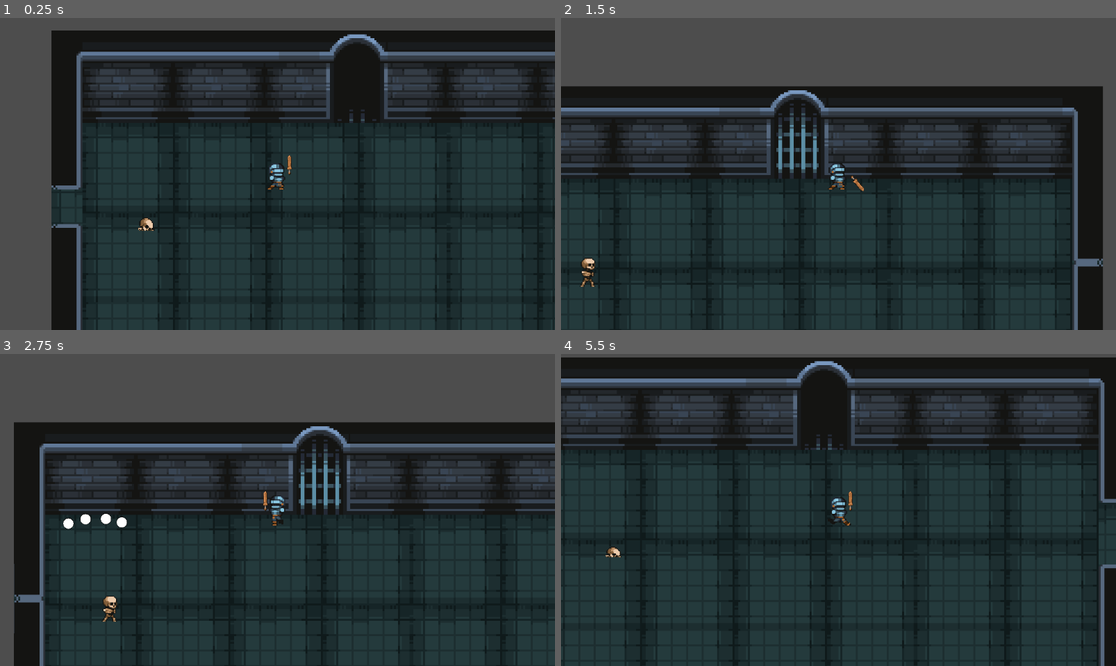
Above: before the commit, frames 1-4 (two rows, left to right).
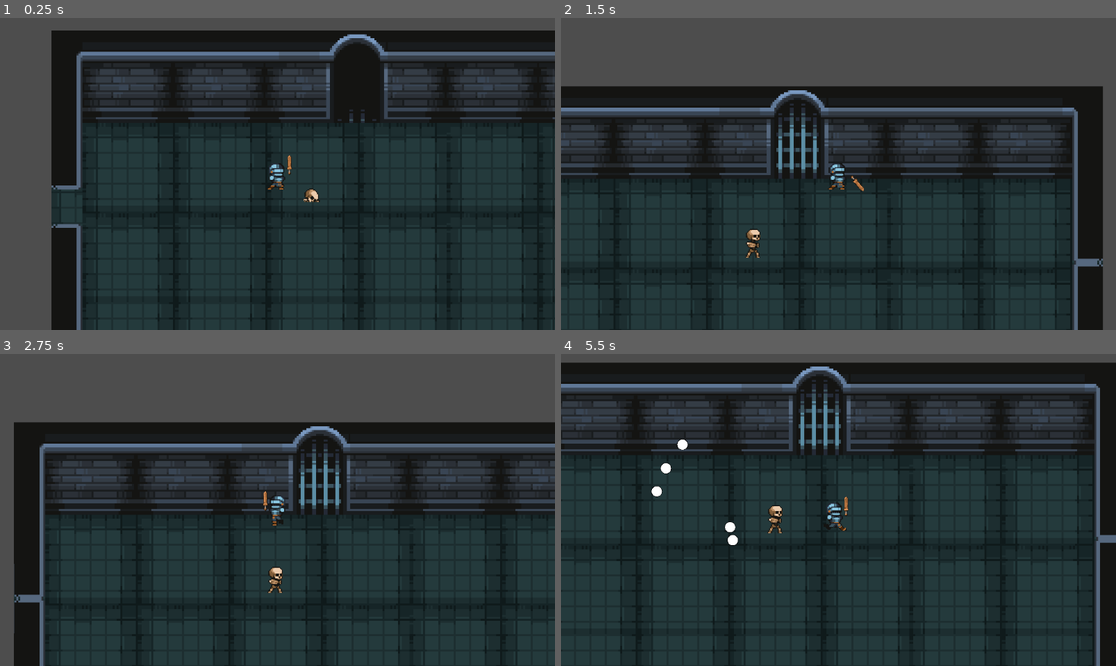
Above: after the commit, the same moments.

Repository: Robert-Riordan-UCD/GameDevJourney
Game: Godot game, scene res://debug_test_scene.tscn
Two runs of this game, one before a commit and one after it. Both use one fixed random seed, a clock stepped at 60 frames per second and the inputs below. This scene is started directly instead of the project's main scene.
Inputs (mouse positions are in pixels of both pictures, inside the frame that each line leads up to):
- Up to frame 1 (0.25 s): no input
- Up to frame 2 (1.5 s): move the mouse to (810, 236) at 0.52 s; hold Space (player_dash) 0.53-1.28 s; hold W (player_up) from 0.53 s (still down); move the mouse to (1005, 220) at 1.27 s; click (1005, 220) at 1.35 s
- Up to frame 3 (2.75 s): move the mouse to (111, 463) at 2.02 s; release W (player_up) at 2.03 s; hold A (player_left) from 2.03 s (still down); hold Space (player_dash) from 2.03 s (still down)
- Up to frame 4 (5.5 s): move the mouse to (866, 510) at 2.77 s; release Space (player_dash) at 2.78 s; click (866, 510) at 2.85 s; move the mouse to (755, 432) at 3.52 s; release A (player_left) at 3.53 s; hold S (player_down) 3.53-4.28 s; hold Space (player_dash) 3.53-4.28 s; move the mouse to (960, 494) at 4.27 s; hold D (player_right) 4.28-5.03 s; click (960, 494) at 4.35 s; move the mouse to (727, 525) at 5.02 s; hold W (player_up) from 5.03 s (still down); hold Space (player_dash) from 5.03 s (still down)

The runs differ from the first frame. In frame 1, 0.2% of the frame differs, in the area x 24-58%, y 54-69%; in frame 2, 0.3%; in frame 3, 0.5%; in frame 4, 17%, in the area x 0-100%, y 1-100%.

Commit message:
Enemies won't spwan in wall any more

Diff:
--- /dev/null
+++ b/Rougelike_Bullethell_Dungeon_Crawler/World/Rooms/SpawnArea.gd
@@ -0,0 +1,8 @@
+extends Area2D
+
+func _ready() -> void:
+	randomize()
+
+func get_random_point() -> Vector2:
+	var size:Vector2 = $CollisionShape2D.shape.size
+	return $CollisionShape2D.position + Vector2(randi_range(-size.x/2, size.x/2), randi_range(-size.y/2, size.y/2))
--- a/Rougelike_Bullethell_Dungeon_Crawler/World/Rooms/room.gd
+++ b/Rougelike_Bullethell_Dungeon_Crawler/World/Rooms/room.gd
@@ -32,7 +32,7 @@
 	new_enemy.bullet_spawner = Utils.new_random_bullet_spawner()
 	await get_tree().process_frame
 	enemies.add_child(new_enemy)
-	new_enemy.global_position = global_position + Vector2(randf_range(left_spawn_limit, right_spawn_limit), randf_range(top_spawn_limit, bottom_spawn_limit))
+	new_enemy.global_position = global_position + $SpawnArea.get_random_point()
 
 func remove_door(direction:Vector2i) -> void:
 	match direction:
--- a/Rougelike_Bullethell_Dungeon_Crawler/World/Rooms/room.tscn
+++ b/Rougelike_Bullethell_Dungeon_Crawler/World/Rooms/room.tscn
@@ -6,6 +6,7 @@
 [ext_resource type="Texture2D" uid="uid://bqul3eb8cal4j" path="res://World/Rooms/Door.png" id="3_gen17"]
 [ext_resource type="Texture2D" uid="uid://w58fktci5syp" path="res://World/Rooms/WestDoor.png" id="5_bvwmg"]
 [ext_resource type="Texture2D" uid="uid://c3c1jjywwggio" path="res://World/Rooms/SouthDoor.png" id="6_s4d4d"]
+[ext_resource type="Script" path="res://World/Rooms/SpawnArea.gd" id="7_62iss"]
 
 [sub_resource type="AtlasTexture" id="AtlasTexture_a7xlo"]
 atlas = ExtResource("3_gen17")
@@ -588,6 +589,9 @@
 [sub_resource type="RectangleShape2D" id="RectangleShape2D_5qopf"]
 size = Vector2(560, 244)
 
+[sub_resource type="RectangleShape2D" id="RectangleShape2D_4ylqw"]
+size = Vector2(512, 188)
+
 [node name="Room" type="Node2D"]
 scale = Vector2(2, 2)
 script = ExtResource("1_ymctm")
@@ -715,5 +719,14 @@
 position = Vector2(0, 22)
 shape = SubResource("RectangleShape2D_5qopf")
 
+[node name="SpawnArea" type="Area2D" parent="."]
+collision_layer = 0
+collision_mask = 0
+script = ExtResource("7_62iss")
+
+[node name="CollisionShape2D" type="CollisionShape2D" parent="SpawnArea"]
+position = Vector2(0, 30)
+shape = SubResource("RectangleShape2D_4ylqw")
+
 [connection signal="area_entered" from="PlayerDection" to="." method="_on_player_dection_area_entered"]
 [connection signal="body_entered" from="PlayerDection" to="." method="_on_player_dection_body_entered"]
Not shown: 1 places in Rougelike_Bullethell_Dungeon_Crawler/World/Rooms/room.tscn that only renumber resources
